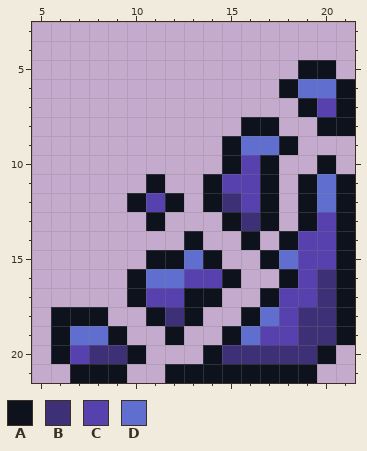
One commit to this pixel-art sprite: lootplot.juice/assets/mana_count_visual.png. The first picture shows the starting point.
The file is 22x22 pixels. Shown: x 5..21, y 3..21.
Palette (. is transparent): A #0d121c  B #3e3077  C #5741af  D #606fcf
Pixels before, first column x 6:
 5 .............AA.
 6 ............ADDA
 7 .............ACA
 8 ..........AA..AA
 9 .........ADDA...
10 .........ACA..A.
11 .....A..ACCA.ADA
12 ....ACA.ABCA.ADA
13 .....A...ABA.ACA
14 .......A..A.ACCA
15 .....AADA..ADCCA
16 ....ADDCCA..ACBA
17 ....ACCAA..ACCBA
18 AAA..ABA..ADCBBA
19 ADDA..A..ADCCBBA
20 ACBBA...ABBBBBA.
21 .AAA..AAAAAAAA..
After:
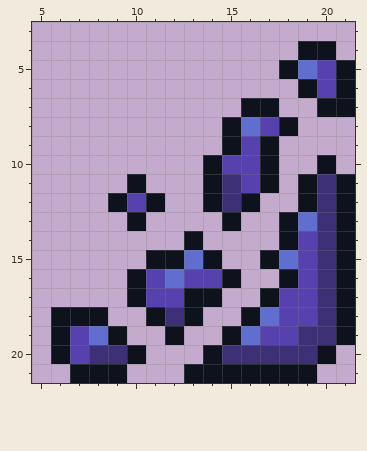
Change:
{"y":4,"x":19,"old":"..","new":"AA"}
{"y":5,"x":18,"old":".AA.","new":"ADCA"}
{"y":6,"x":18,"old":"ADD","new":".AC"}
{"y":7,"x":16,"old":"..","new":"AA"}
{"y":7,"x":19,"old":"AC","new":".A"}
{"y":8,"x":15,"old":".AA.","new":"ADCA"}
{"y":8,"x":20,"old":"AA","new":".."}
{"y":9,"x":16,"old":"DDA","new":"CA."}
{"y":10,"x":14,"old":".A","new":"AC"}
{"y":11,"x":10,"old":".A","new":"A."}
{"y":11,"x":15,"old":"C","new":"B"}
{"y":11,"x":20,"old":"D","new":"B"}
{"y":12,"x":9,"old":".ACA","new":"ACA."}
{"y":12,"x":16,"old":"CA","new":"A."}
{"y":12,"x":20,"old":"D","new":"B"}
{"y":13,"x":10,"old":".A","new":"A."}
{"y":13,"x":16,"old":"BA.AC","new":"..ADB"}
{"y":14,"x":16,"old":"A","new":"."}
{"y":14,"x":20,"old":"C","new":"B"}
{"y":15,"x":20,"old":"C","new":"B"}
{"y":16,"x":11,"old":"D","new":"C"}
{"y":18,"x":19,"old":"B","new":"C"}
{"y":19,"x":7,"old":"D","new":"C"}
{"y":21,"x":12,"old":"A","new":"."}
